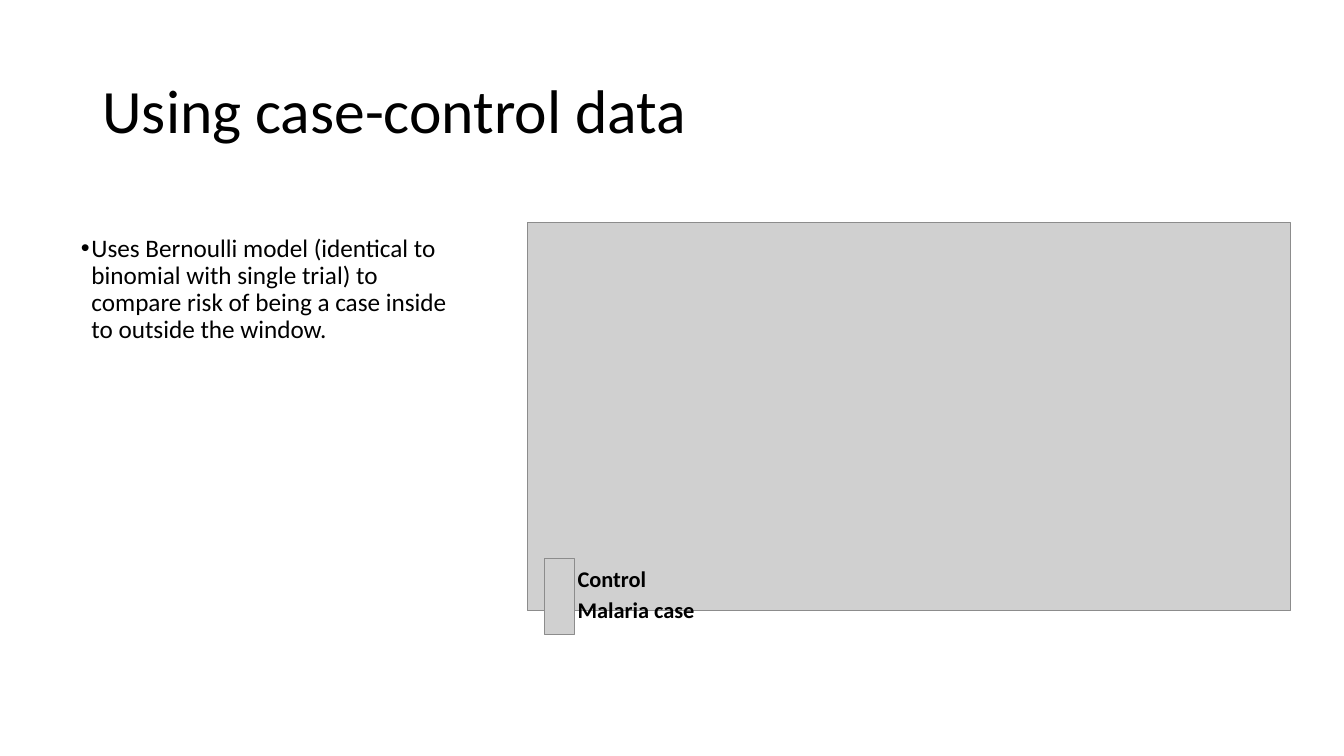
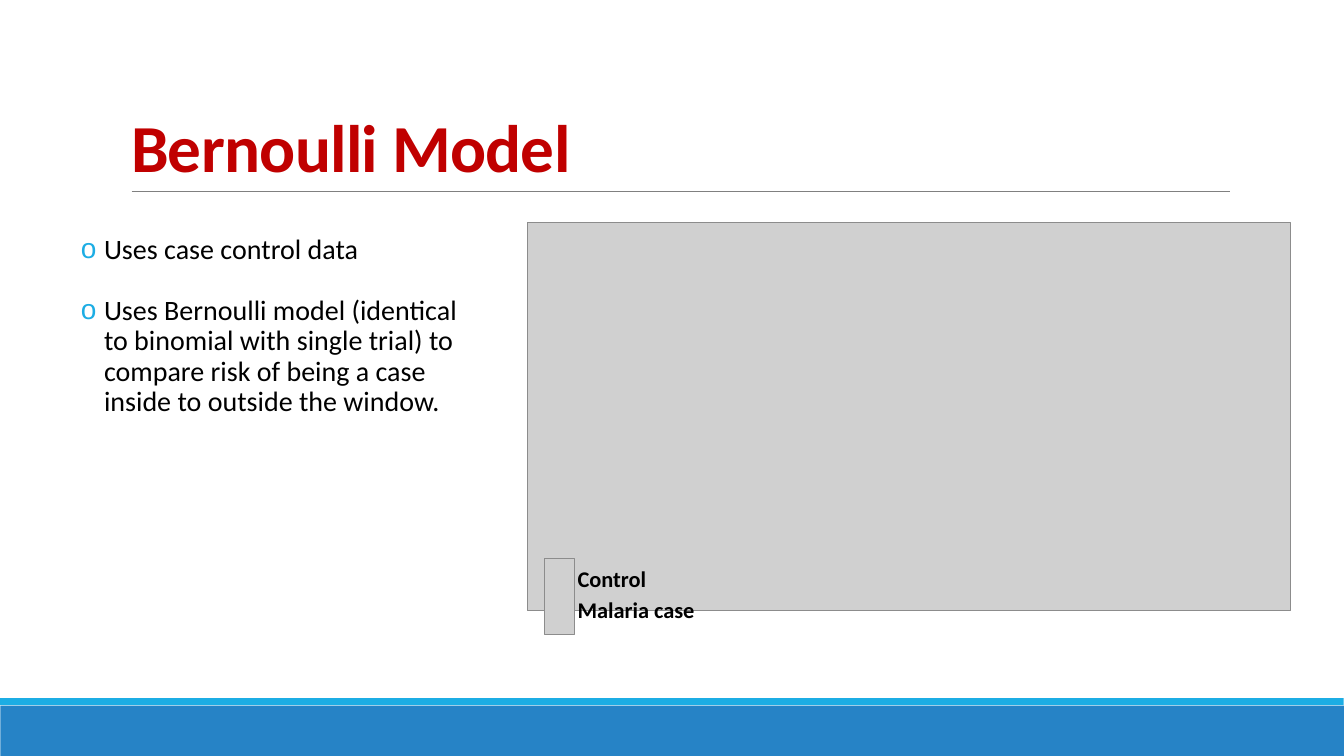
Before and after one commit to ethely/HughSt.github.io, a slide deck: slide 6 of course_materials/week4/Slides/Kulldrof Scan statistic.pptx. Drawn at 1344x756 pixels with LibreOffice and Linux fonts; fonts in the diff are those of the drawing; grey boxes stand for pictures. Boxes give left, top, right and bottom in pixels: in the first picture for what was removed or moved away, otherwise in the second. Text is boxed around its words. In the diff, an @@ line names an element or a change of style, - is before the commit and + after.

```diff
--- a/course_materials/week4/Slides/Kulldrof Scan statistic.pptx
+++ b/course_materials/week4/Slides/Kulldrof Scan statistic.pptx
@@ title "Bernoulli Model" at <box>131,125,570,173</box>: vertical alignment middle to bottom @@
@@ title at <box>131,125,570,173</box>: text changed; size 44 to 48 pt; text colour #000000 to #C00000; bold on @@
-Using case-control data
+Bernoulli Model
@@ line added from (132, 192) to (1231, 192), #808080 0.5 pt @@
@@ text at <box>104,239,358,260</box>: paragraph added @@
+o Uses case control data
@@ text at <box>104,299,457,412</box>: size 18 to 20 pt in "Uses Bernoulli model (identical to binomial with ..."; bullet • to o @@
@@ rectangle added at <box>0,706,1344,756</box>, fill #2683C6 @@
@@ rectangle added at <box>0,699,1344,706</box>, fill #1CADE4 @@
```
Also in this commit, not shown: 8 other slides changed, 2 slides added, 2 slides removed.
